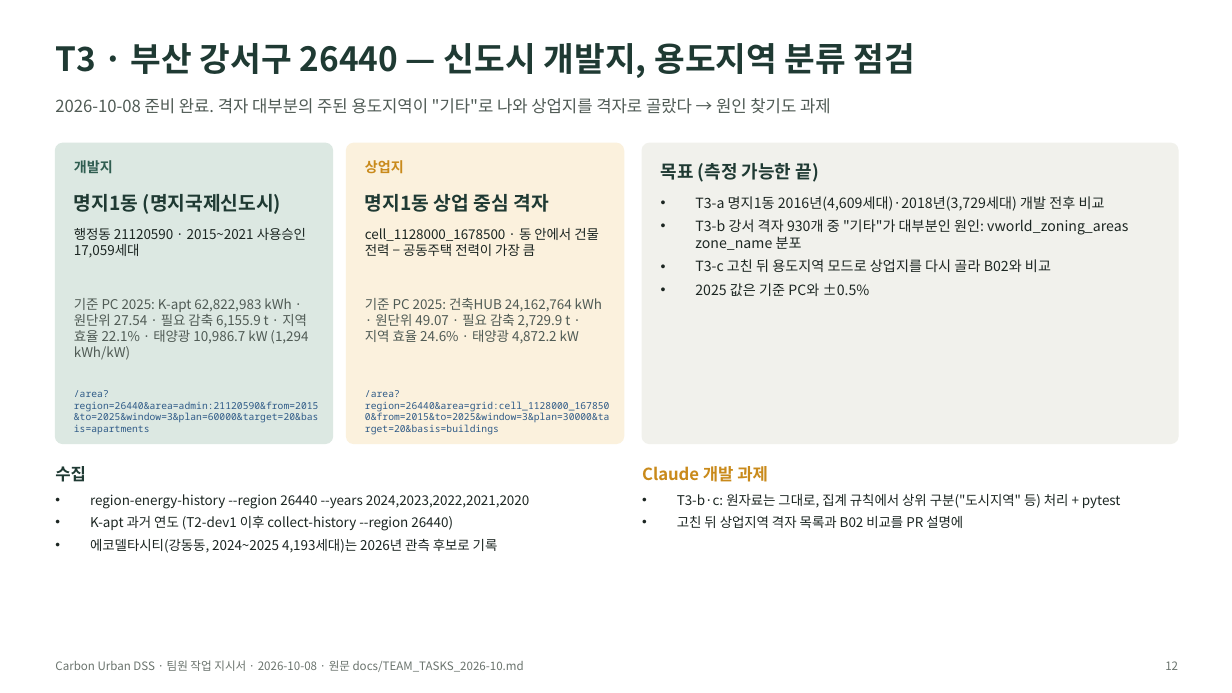
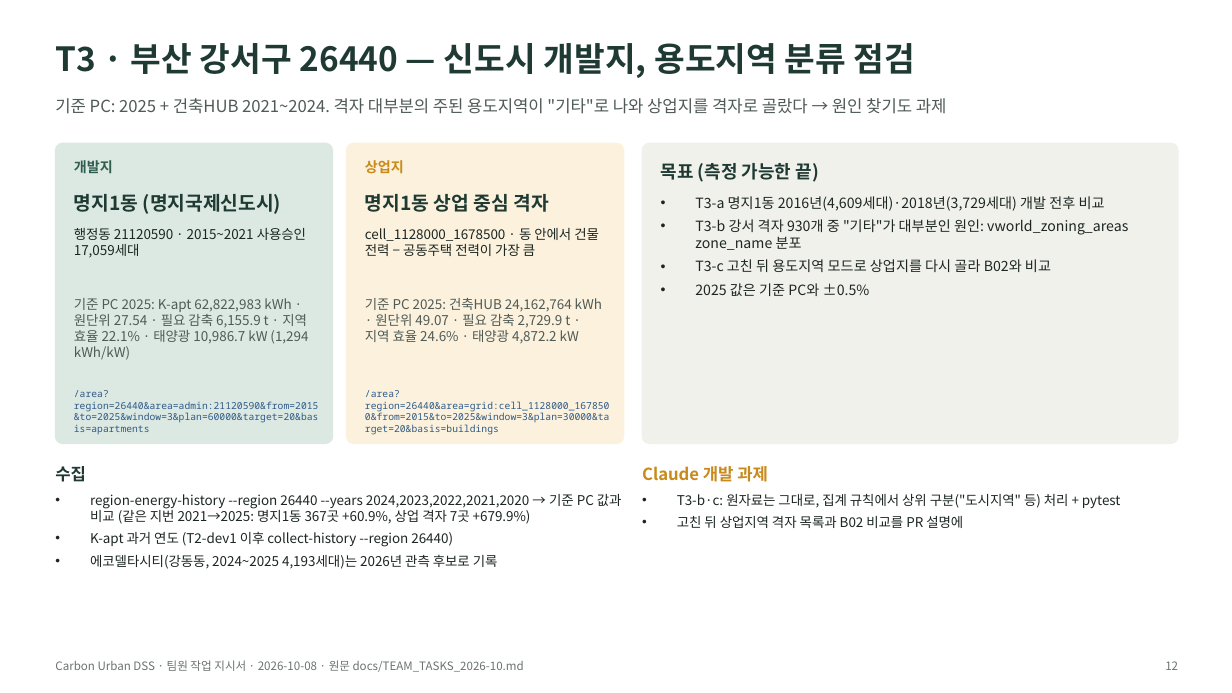
Before and after one commit to shy0401/Carbon-Urban-DSS, a slide deck: slide 12 of docs/presentation/Carbon-Urban-DSS-팀원-작업지시서.pptx. Drawn at 1232x693 pixels with LibreOffice and Linux fonts; fonts in the diff are those of the drawing. Boxes give left, top, right and bottom in pixels: in the first picture for what was removed or moved away, otherwise in the second. Text is boxed around its words. In the diff, an @@ line names an element or a change of style, - is before the commit and + after.

```diff
--- a/docs/presentation/Carbon-Urban-DSS-팀원-작업지시서.pptx
+++ b/docs/presentation/Carbon-Urban-DSS-팀원-작업지시서.pptx
@@ text at (55, 98, 947, 114): text changed @@
-2026-10-08 준비 완료. 격자 대부분의 주된 용도지역이 "기타"로 나와 상업지를 격자로 골랐다 → 원인 찾기도 과제
+기준 PC: 2025 + 건축HUB 2021~2024. 격자 대부분의 주된 용도지역이 "기타"로 나와 상업지를 격자로 골랐다 → 원인 찾기도 과제
@@ text at (90, 494, 622, 524): text changed @@
-• region-energy-history --region 26440 --years 2024,2023,2022,2021,2020
+• region-energy-history --region 26440 --years 2024,2023,2022,2021,2020 → 기준 PC 값과 비교 (같은 지번 2021→2025: 명지1동 367곳 +60.9%, 상업 격자 7곳 +679.9%)
```
Also in this commit, not shown: 3 other slides changed, 1 other file.
